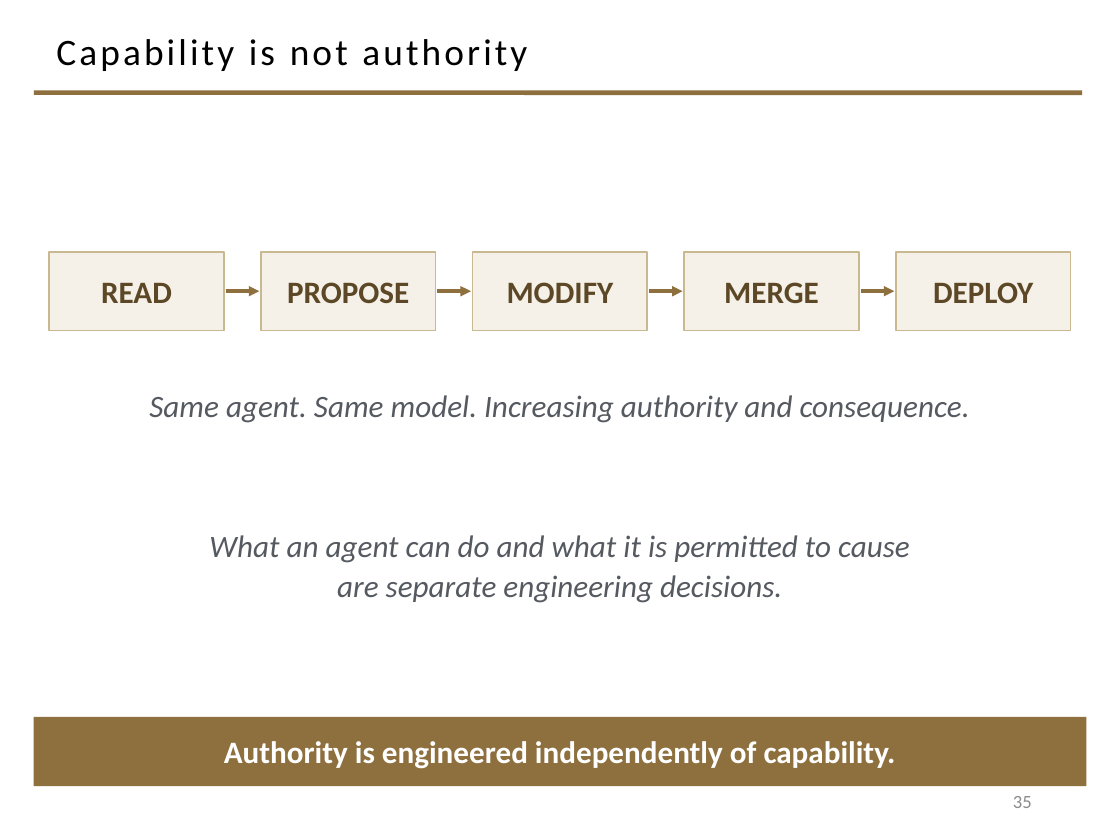
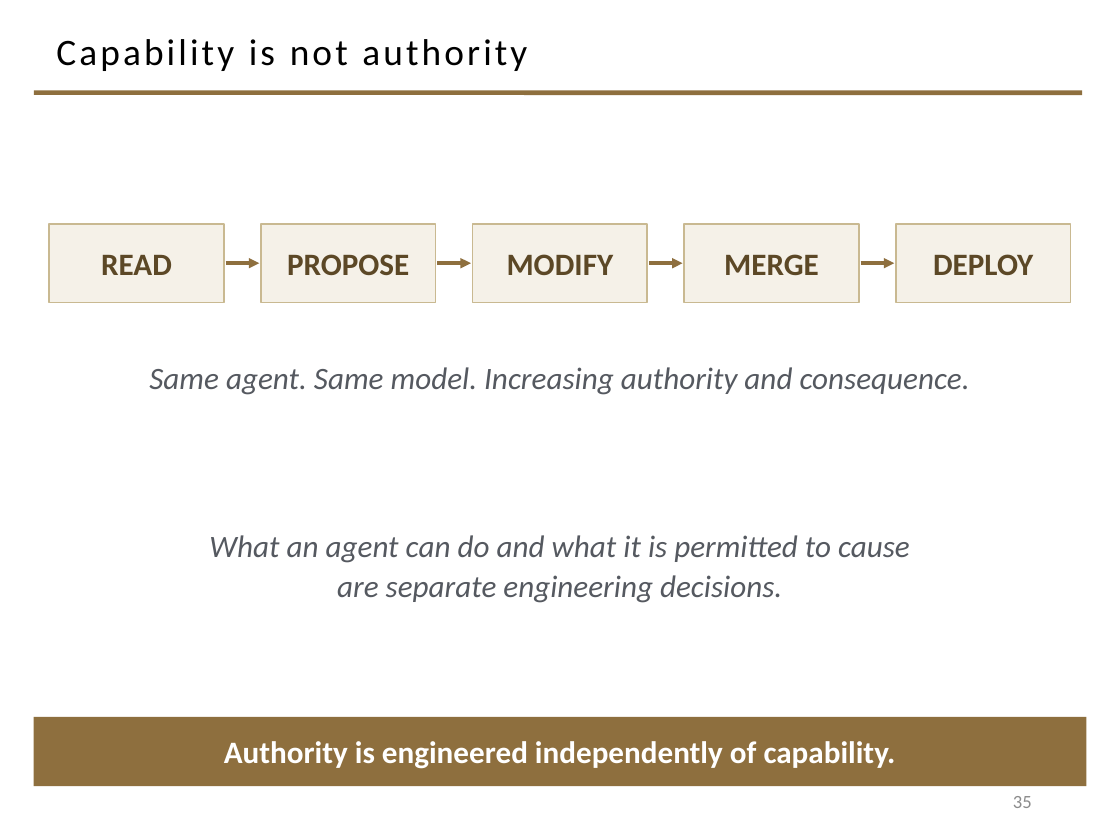
Before and after one commit to davisjam/model-based-agentic-software-engineering, a slide deck: slide 35 of course/lectures/act-2-building-systems-and-governing-changes/01-agent-levers/2-1-Agents.pptx. Drawn at 1120x840 pixels with LibreOffice and Linux fonts; fonts in the diff are those of the drawing; background and template pictures are left out. Boxes give left, top, right and bottom in pixels: in the first picture for what was removed or moved away, otherwise in the second. Text is boxed around its words. In the diff, an @@ line names an element or a change of style, - is before the commit and + after.

```diff
--- a/course/lectures/act-2-building-systems-and-governing-changes/01-agent-levers/2-1-Agents.pptx
+++ b/course/lectures/act-2-building-systems-and-governing-changes/01-agent-levers/2-1-Agents.pptx
@@ 5 rectangles, 4 arrows, 1 text: place and size @@
-5 rectangles, 4 arrows, 1 text at [49,252,1071,423]
+5 rectangles, 4 arrows, 1 text at [49,224,1071,395]
```
Also in this commit, not shown: 8 other slides changed.
